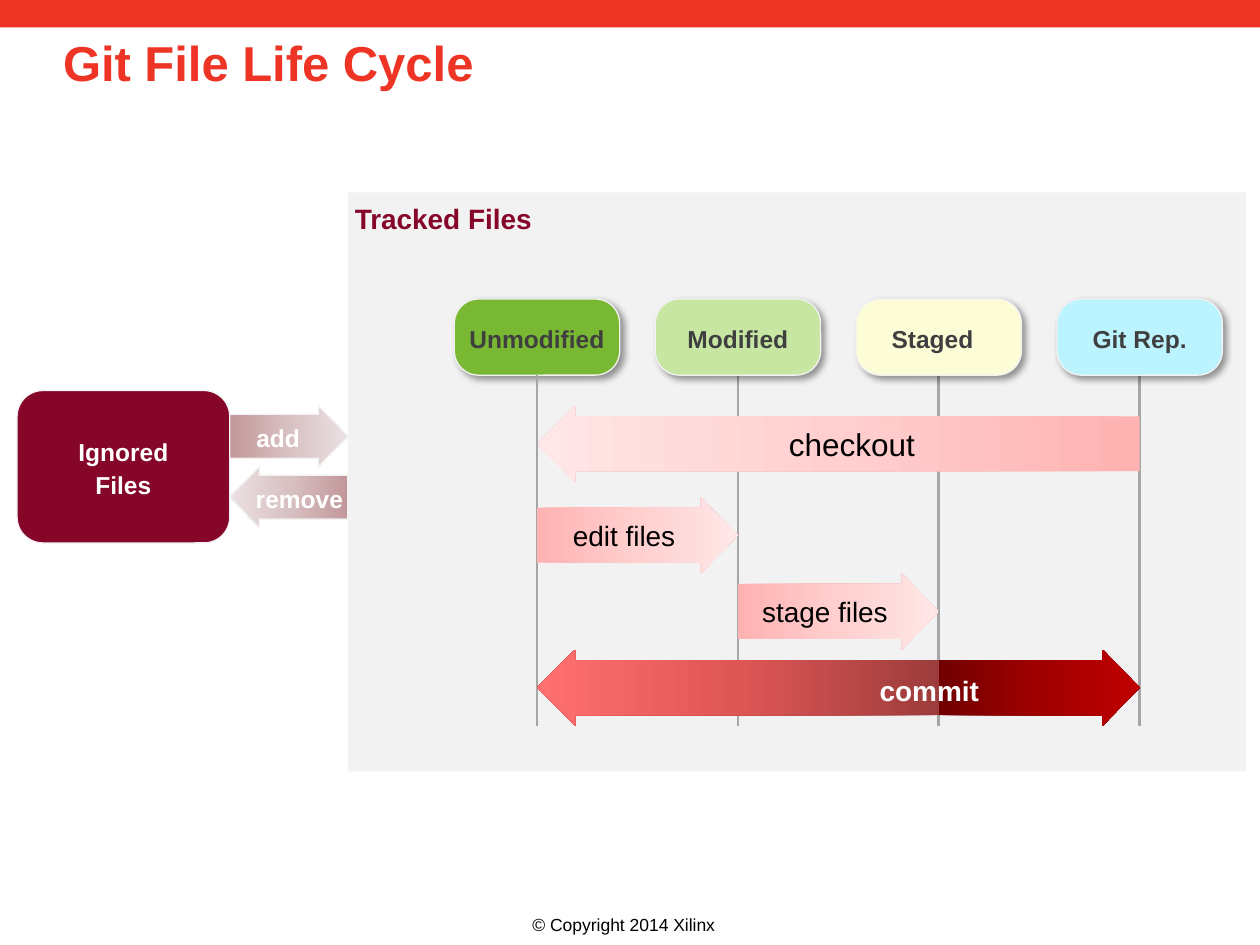
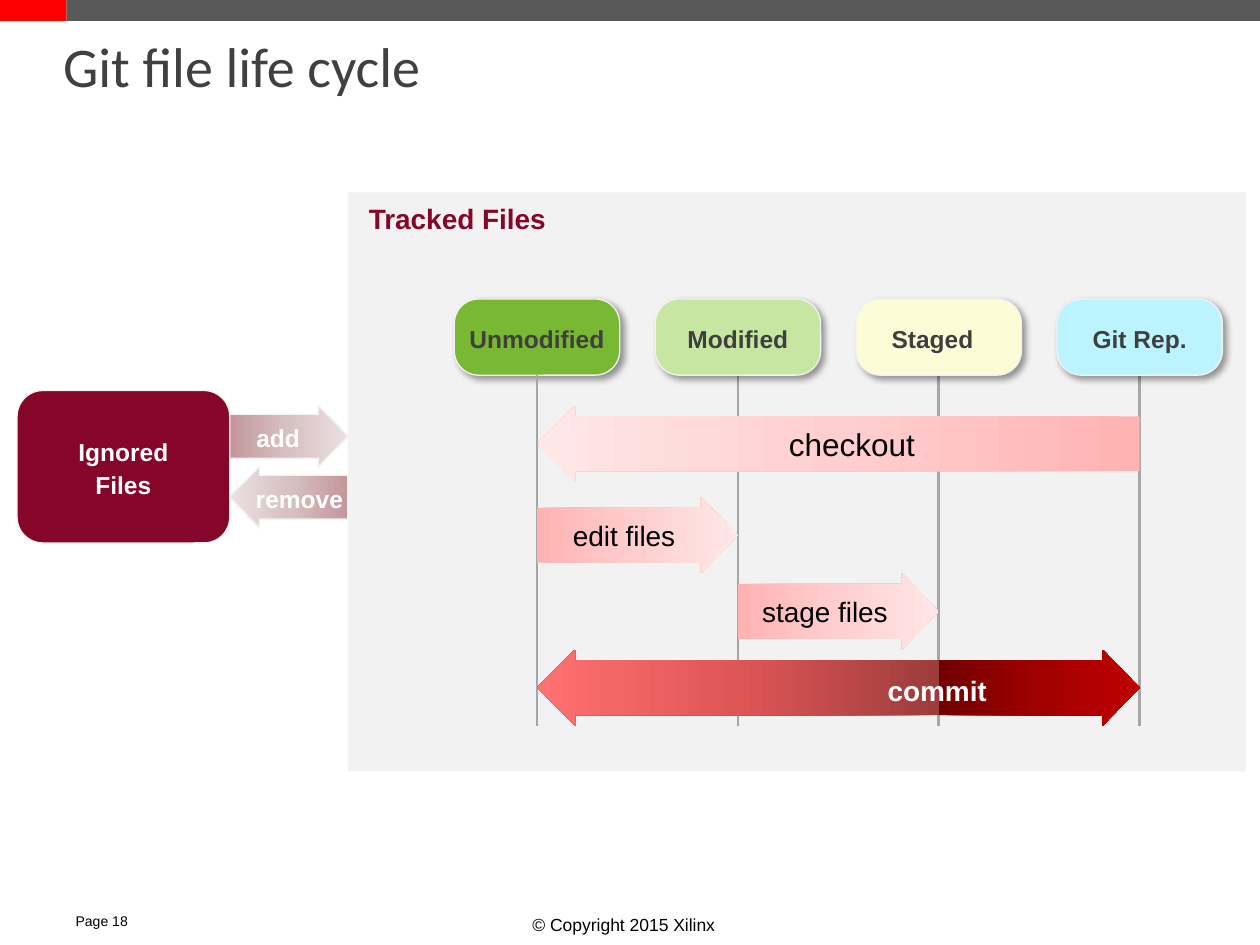
Before and after one commit to Xilinx/revCtrl, a slide deck: slide 17 of doc/versionControl.pptx (slide 11 before the commit). Drawn at 1260x945 pixels with LibreOffice and Linux fonts; fonts in the diff are those of the drawing; background and template pictures are left out. Boxes give left, top, right and bottom in pixels: in the first picture for what was removed or moved away, otherwise in the second. Text is boxed around its words. In the diff, an @@ line names an element or a change of style, - is before the commit and + after.

```diff
--- a/doc/versionControl.pptx
+++ b/doc/versionControl.pptx
@@ rectangle added at <box>0,0,67,21</box>, fill #FF0000 @@
@@ rectangle: place and size @@
-rectangle at <box>0,0,1260,28</box>
+rectangle at <box>67,0,1260,21</box>
@@ rectangle at <box>67,0,1260,21</box>: fill #EE3424 to #595959 @@
@@ title at <box>63,48,420,96</box>: text changed; size 28 to 32 pt; font Arial to Calibri; text colour #EE3424 to #404040; bold off @@
-Git File Life Cycle
+Git file life cycle
@@ text "Tracked Files" at <box>369,208,546,230</box>: alignment left to centre @@
@@ text "commit" at <box>888,680,987,707</box>: alignment left to centre @@
@@ text added at <box>76,916,128,929</box>, 8 pt, text #000000 @@
+Page 18
@@ text at <box>550,918,715,935</box>: text changed @@
-© Copyright 2014 Xilinx
+© Copyright 2015 Xilinx
```
Also in this commit, not shown: 20 other slides changed, 19 slides added, 8 slides removed.
